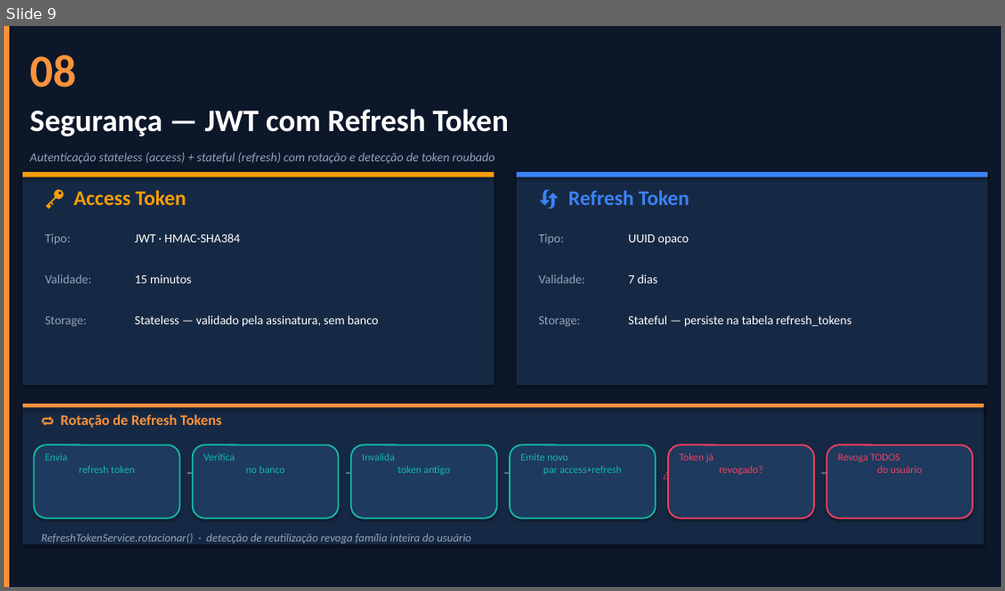
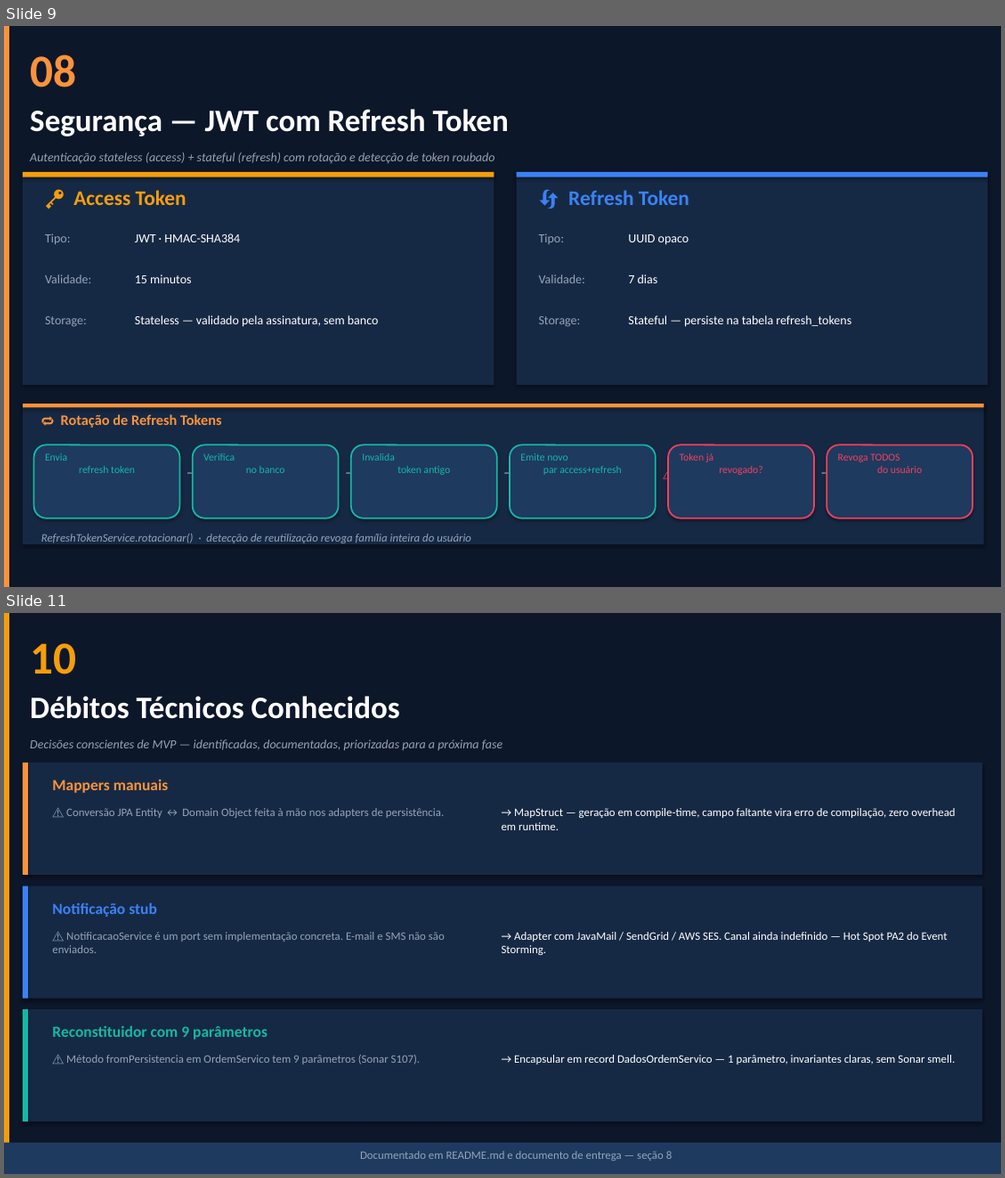
Before and after one commit to Guilherme-Fumagali/tech-challenge-1, a slide deck: docs/apresentacao.pptx. Shown one above the other, each under a label of ours: slide 9 before the commit, slides 9 and 11 after it; the slides between them are not shown. The pictures are 1005x591 and 1005x1178 pixels, drawn with LibreOffice and Linux fonts; fonts in the diff are those of the drawing. Boxes give left, top, right and bottom in pixels: in the first picture for what was removed or moved away, otherwise in the second. Text is boxed around its words. In the diff, an @@ line names an element or a change of style, - is before the commit and + after.

Commit message:
docs: add technical debt section to delivery document and slides

```diff
--- a/docs/apresentacao.pptx
+++ b/docs/apresentacao.pptx
@@ slide 11 added at (x1=4, y1=613, x2=1001, y2=1174), background #FFFFFF @@
@@ rectangle added at (x1=4, y1=613, x2=1001, y2=1174), fill #0D172A @@
@@ rectangle added at (x1=4, y1=613, x2=9, y2=1174), fill #F59E0B @@
@@ text added at (x1=30, y1=643, x2=76, y2=674), 44 pt, text #F59E0B, bold @@
+10
@@ text added at (x1=30, y1=696, x2=400, y2=719), 30 pt, text #FFFFFF, bold @@
+Débitos Técnicos Conhecidos
@@ text added at (x1=30, y1=739, x2=502, y2=750), 12 pt, text #94A3B8, italic @@
+Decisões conscientes de MVP — identificadas, documentadas, priorizadas para a próxima fase
@@ rectangle added at (x1=23, y1=763, x2=982, y2=875), fill #162944 @@
@@ rectangle added at (x1=23, y1=763, x2=28, y2=875), fill #FB923C @@
@@ text added at (x1=52, y1=779, x2=169, y2=793), 15 pt, text #FB923C, bold @@
+Mappers manuais
@@ text added at (x1=66, y1=808, x2=444, y2=818), 11 pt, text #94A3B8 @@
+⚠ Conversão JPA Entity ↔ Domain Object feita à mão nos adapters de persistência.
@@ text added at (x1=502, y1=808, x2=955, y2=830), 11 pt, text #FFFFFF @@
+→ MapStruct — geração em compile-time, campo faltante vira erro de compilação, zero overhead em runtime.
@@ rectangle added at (x1=23, y1=886, x2=982, y2=998), fill #162944 @@
@@ rectangle added at (x1=23, y1=886, x2=28, y2=998), fill #3B82F6 @@
@@ text added at (x1=52, y1=902, x2=157, y2=916), 15 pt, text #3B82F6, bold @@
+Notificação stub
@@ text added at (x1=52, y1=932, x2=445, y2=953), 11 pt, text #94A3B8 @@
+⚠ NotificacaoService é um port sem implementação concreta. E-mail e SMS não são enviados.
@@ text added at (x1=502, y1=932, x2=947, y2=955), 11 pt, text #FFFFFF @@
+→ Adapter com JavaMail / SendGrid / AWS SES. Canal ainda indefinido — Hot Spot PA2 do Event Storming.
@@ rectangle added at (x1=23, y1=1009, x2=982, y2=1121), fill #162944 @@
@@ rectangle added at (x1=23, y1=1009, x2=28, y2=1121), fill #14B8A6 @@
@@ text added at (x1=52, y1=1026, x2=267, y2=1039), 15 pt, text #14B8A6, bold @@
+Reconstituidor com 9 parâmetros
@@ text added at (x1=66, y1=1054, x2=421, y2=1064), 11 pt, text #94A3B8 @@
+⚠ Método fromPersistencia em OrdemServico tem 9 parâmetros (Sonar S107).
@@ text added at (x1=514, y1=1054, x2=955, y2=1064), 11 pt, text #FFFFFF @@
+→ Encapsular em record DadosOrdemServico — 1 parâmetro, invariantes claras, sem Sonar smell.
@@ rectangle added at (x1=4, y1=1143, x2=1001, y2=1174), fill #1E3A5F @@
@@ text added at (x1=360, y1=1151, x2=672, y2=1160), 11 pt, text #94A3B8 @@
+Documentado em README.md e documento de entrega — seção 8
```
Also in this commit, not shown: 2 slides changed, 1 other file.
